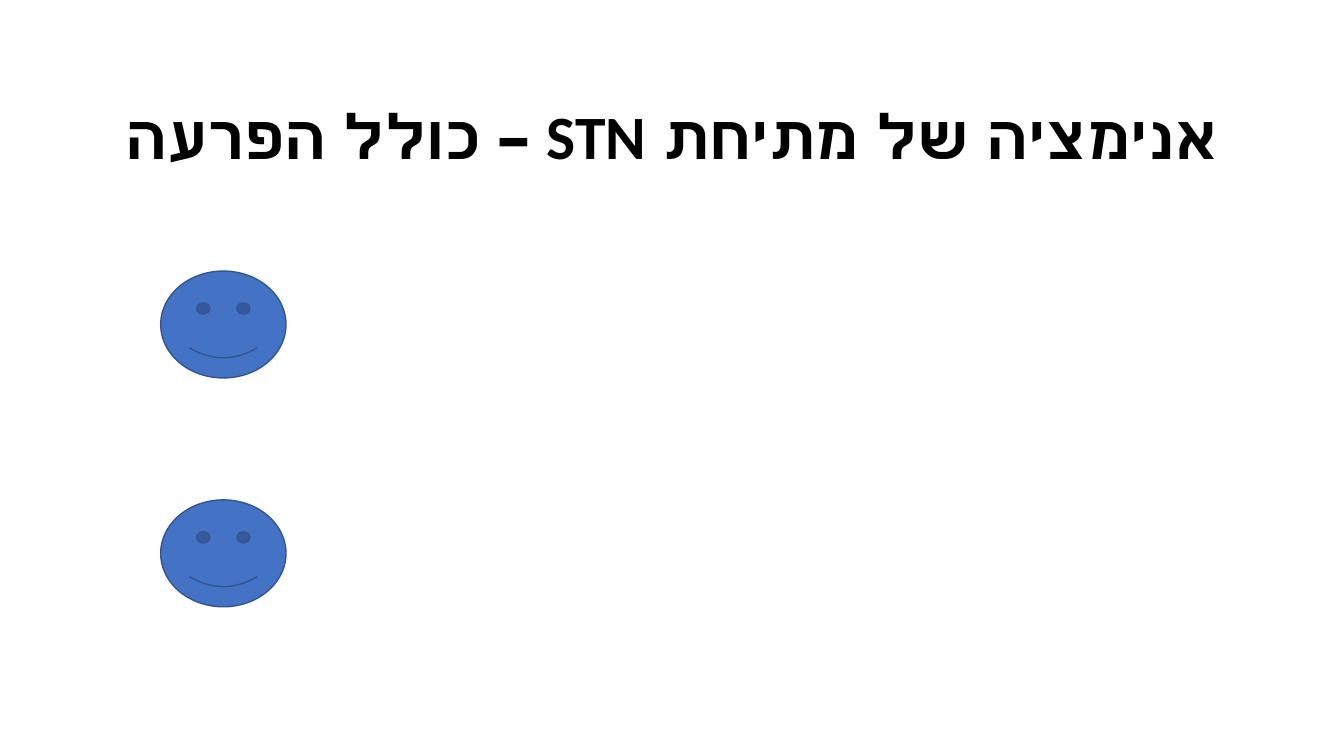
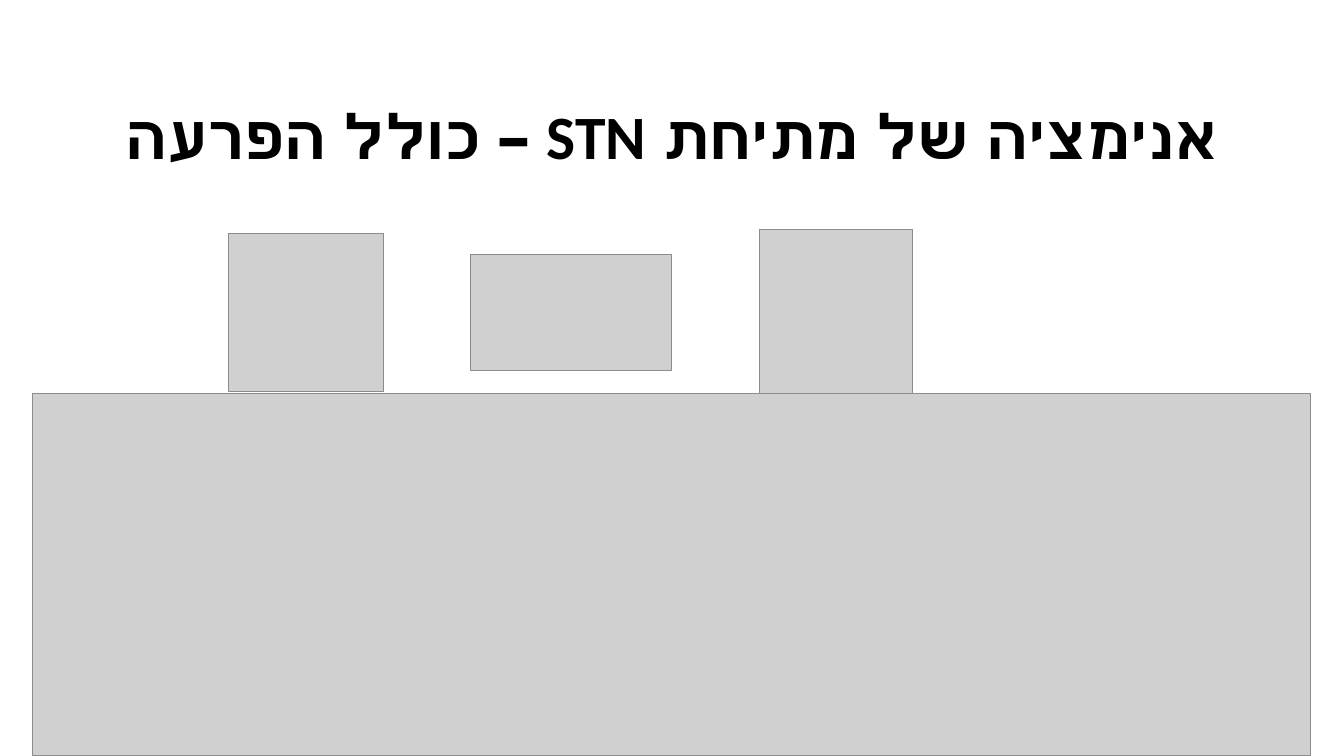
Before and after one commit to Cohen-Yoav/Project-A---Airport-Management, a slide deck: slide 6 of חומר עזר לפרויקט/project_A.pptx. Drawn at 1344x756 pixels with LibreOffice and Linux fonts; fonts in the diff are those of the drawing; grey boxes stand for pictures; background and template pictures are left out. Boxes give left, top, right and bottom in pixels: in the first picture for what was removed or moved away, otherwise in the second. Text is boxed around its words. In the diff, an @@ line names an element or a change of style, - is before the commit and + after.

```diff
--- a/חומר עזר לפרויקט/project_A.pptx
+++ b/חומר עזר לפרויקט/project_A.pptx
@@ picture added at box(229, 233, 384, 391) @@
@@ picture added at box(760, 230, 913, 396) @@
@@ picture added at box(471, 255, 671, 371) @@
@@ smiley face removed at box(160, 271, 285, 378) @@
@@ picture added at box(33, 394, 1312, 756) @@
@@ smiley face removed at box(160, 500, 285, 607) @@
```
Also in this commit, not shown: 1 other slide changed, 8 slides added, 3 other files.
